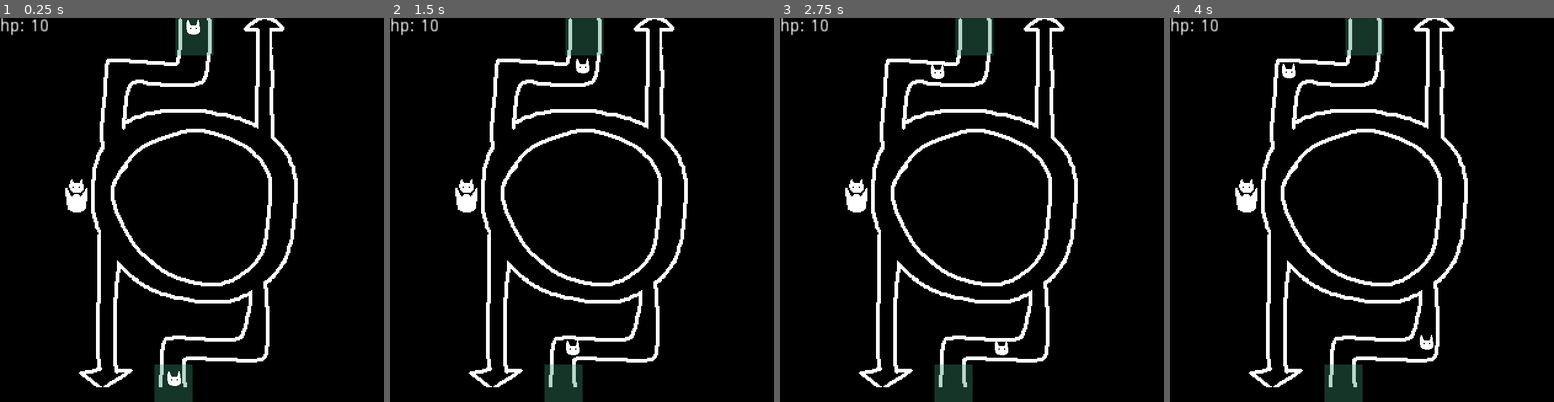
Above: before the commit, frames 1-4 (left to right).
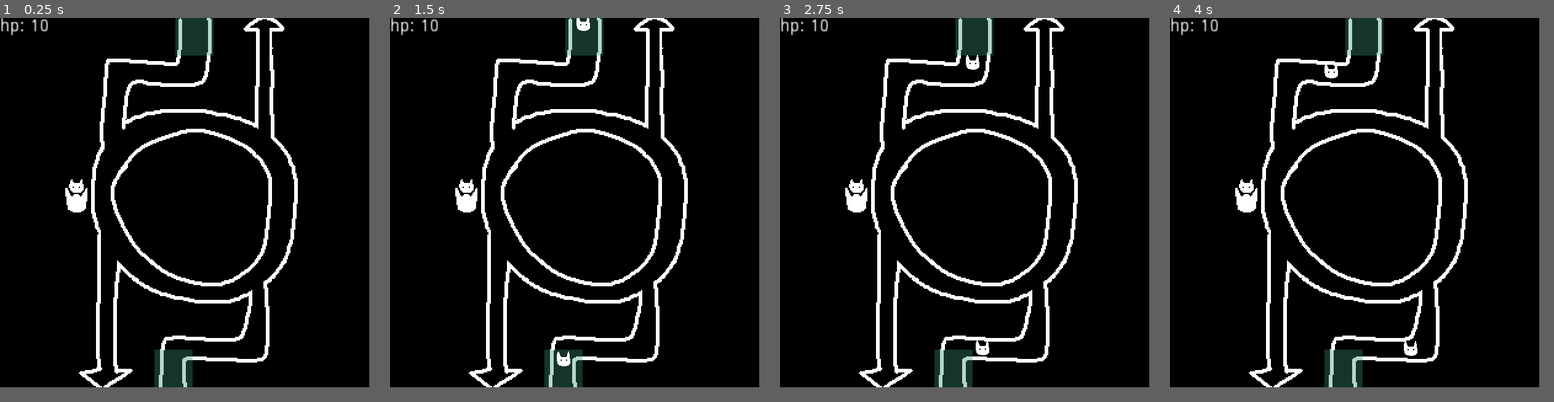
Above: after the commit, the same moments.

Repository: andymjchang/gmtk-2023
Game: Godot game, scene res://Scenes/Main.tscn
Two runs of this game, one before a commit and one after it. Both use one fixed random seed, a clock stepped at 60 frames per second and the inputs below.
Inputs (mouse positions are in pixels of both pictures, inside the frame that each line leads up to):
- Up to frame 1 (0.25 s): no input
- Up to frame 2 (1.5 s): move the mouse to (562, 382) at 0.52 s; click (562, 382) at 0.6 s; move the mouse to (585, 37) at 1.27 s; click (585, 37) at 1.35 s
- Up to frame 3 (2.75 s): move the mouse to (1010, 125) at 2.02 s; click (1010, 125) at 2.1 s
- Up to frame 4 (4 s): move the mouse to (1342, 286) at 2.77 s; click (1342, 286) at 2.85 s; move the mouse to (1477, 267) at 3.52 s; click (1477, 267) at 3.6 s
In our replay, the window is 624x624 before the commit and 600x600 after it. These sizes can differ from the game's own. Grey fills any space a smaller window leaves; there, only what the larger window draws over its background counts as a difference.

The runs differ from the first frame. In frame 1, 0.9% of the frame differs, in the area x 40-53%, y 0-100%; in frame 2, 1.0%; in frame 3, 1.1%; in frame 4, 1.1%, in the area x 29-69%, y 11-100%.

Commit message:
???? idk

Diff:
--- /dev/null
+++ b/Objects/PathFollow2D.tscn
@@ -0,0 +1,6 @@
+[gd_scene format=2]
+
+[node name="PathFollow2D" type="PathFollow2D"]
+position = Vector2( 157, 2 )
+rotate = false
+loop = false
--- /dev/null
+++ b/Objects/Projectile.gd
@@ -0,0 +1,19 @@
+extends Node2D
+
+var direction
+var spd
+var dmg
+
+func initialize(p_direction, p_speed, p_damage):
+	direction = p_direction
+	spd = p_speed
+	dmg = p_damage
+
+func _process(delta):
+	position = position + spd * direction * delta
+
+#func find_closest_target():
+#	var unitArray = get_tree().get_nodes_in_group("UnitNode")
+#	# check if
+#	for node in unitArray:
+#		if node.global_position.distance_to(parentPosition) <
--- /dev/null
+++ b/Objects/Projectile.tscn
@@ -0,0 +1,10 @@
+[gd_scene load_steps=3 format=2]
+
+[ext_resource path="res://Assets/placeholder_bullet.png" type="Texture" id=1]
+[ext_resource path="res://Objects/Projectile.gd" type="Script" id=2]
+
+[node name="Projectile" type="Node2D"]
+script = ExtResource( 2 )
+
+[node name="Sprite" type="Sprite" parent="."]
+texture = ExtResource( 1 )
--- a/Objects/TestUnit.tscn
+++ b/Objects/TestUnit.tscn
@@ -6,7 +6,7 @@
 [sub_resource type="CircleShape2D" id=1]
 radius = 7.0
 
-[node name="Node2D" type="Area2D"]
+[node name="Node2D" type="Area2D" groups=["UnitNode"]]
 script = ExtResource( 2 )
 
 [node name="CollisionShape2D" type="CollisionShape2D" parent="."]
--- a/Scenes/Main.gd
+++ b/Scenes/Main.gd
@@ -1,16 +1,22 @@
 extends Node2D
 
 var unitScene = preload("res://Objects/TestUnit.tscn")
+var pathFollow2DScene = preload("res://Objects/PathFollow2D.tscn")
 var enemyHP := 10
 
 func _ready():
 	$BgTile.visible = true
 
-	# testing track spawning
-	$Track1/PathFollow2D.add_child(unitScene.instance())
-	$Track2/PathFollow2D.add_child(unitScene.instance())
-
-
 func update_hp(subtractAmount):
 	enemyHP -= subtractAmount
 	$RichTextLabel.text = "hp: " + str(enemyHP)
+
+
+func _on_PlacementDetector_pressed():
+	var pathFollowNode = pathFollow2DScene.instance()
+	$Track1.add_child(pathFollowNode)
+	pathFollowNode.add_child(unitScene.instance())
+
+
+func _on_PlacementDetector2_pressed():
+	$Track2/PathFollow2D.add_child(unitScene.instance())
--- a/Scenes/Main.tscn
+++ b/Scenes/Main.tscn
@@ -1,10 +1,11 @@
-[gd_scene load_steps=8 format=2]
+[gd_scene load_steps=9 format=2]
 
 [ext_resource path="res://Assets/bg_tile.png" type="Texture" id=1]
 [ext_resource path="res://Objects/PrefabTest.tscn" type="PackedScene" id=2]
 [ext_resource path="res://Assets/placeholder_bg.png" type="Texture" id=3]
 [ext_resource path="res://Scenes/Main.gd" type="Script" id=4]
 [ext_resource path="res://Objects/PlacementDetector.tscn" type="PackedScene" id=5]
+[ext_resource path="res://Objects/PathFollow2D.tscn" type="PackedScene" id=6]
 
 [sub_resource type="Curve2D" id=1]
 _data = {
@@ -30,11 +31,11 @@
 centered = false
 
 [node name="PlacementDetector" parent="." instance=ExtResource( 5 )]
-position = Vector2( 141, 297 )
-detectorIndex = 1
+position = Vector2( 158, 15 )
 
 [node name="PlacementDetector2" parent="." instance=ExtResource( 5 )]
-position = Vector2( 158, 15 )
+position = Vector2( 141, 285 )
+detectorIndex = 1
 
 [node name="EnemyUnits" type="Node2D" parent="."]
 
@@ -44,10 +45,7 @@
 [node name="Track1" type="Path2D" parent="."]
 curve = SubResource( 1 )
 
-[node name="PathFollow2D" type="PathFollow2D" parent="Track1"]
-position = Vector2( 157, 2 )
-rotate = false
-loop = false
+[node name="PathFollow2D" parent="Track1" instance=ExtResource( 6 )]
 
 [node name="Track2" type="Path2D" parent="."]
 curve = SubResource( 2 )
@@ -61,3 +59,6 @@
 margin_right = 73.0
 margin_bottom = 65.0
 text = "hp: 10"
+
+[connection signal="pressed" from="PlacementDetector" to="." method="_on_PlacementDetector_pressed"]
+[connection signal="pressed" from="PlacementDetector2" to="." method="_on_PlacementDetector2_pressed"]
--- a/project.godot
+++ b/project.godot
@@ -16,8 +16,8 @@
 
 [display]
 
-window/size/width=312
-window/size/height=312
+window/size/width=300
+window/size/height=300
 window/size/resizable=false
 window/size/test_width=936
 window/size/test_height=936
Binary file added: Assets/cat1.png
Not shown, added: Assets/cat1.png.import
